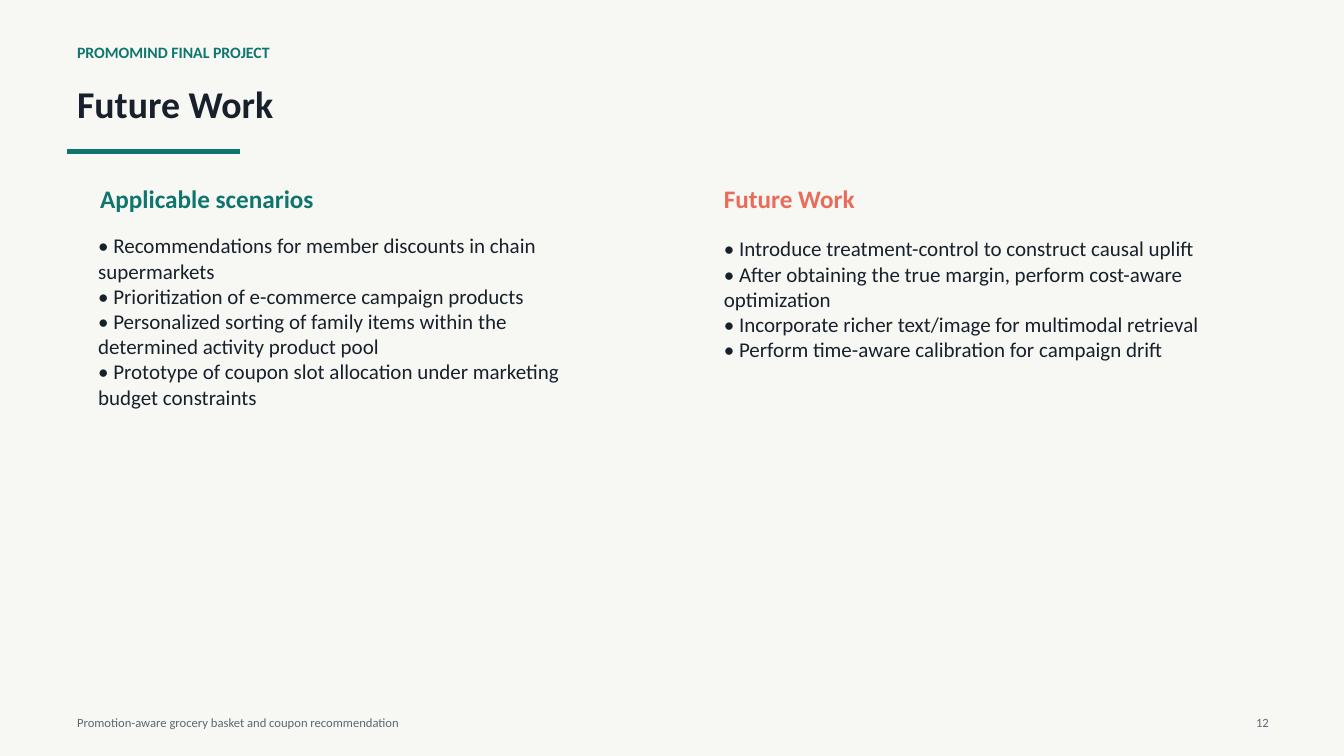
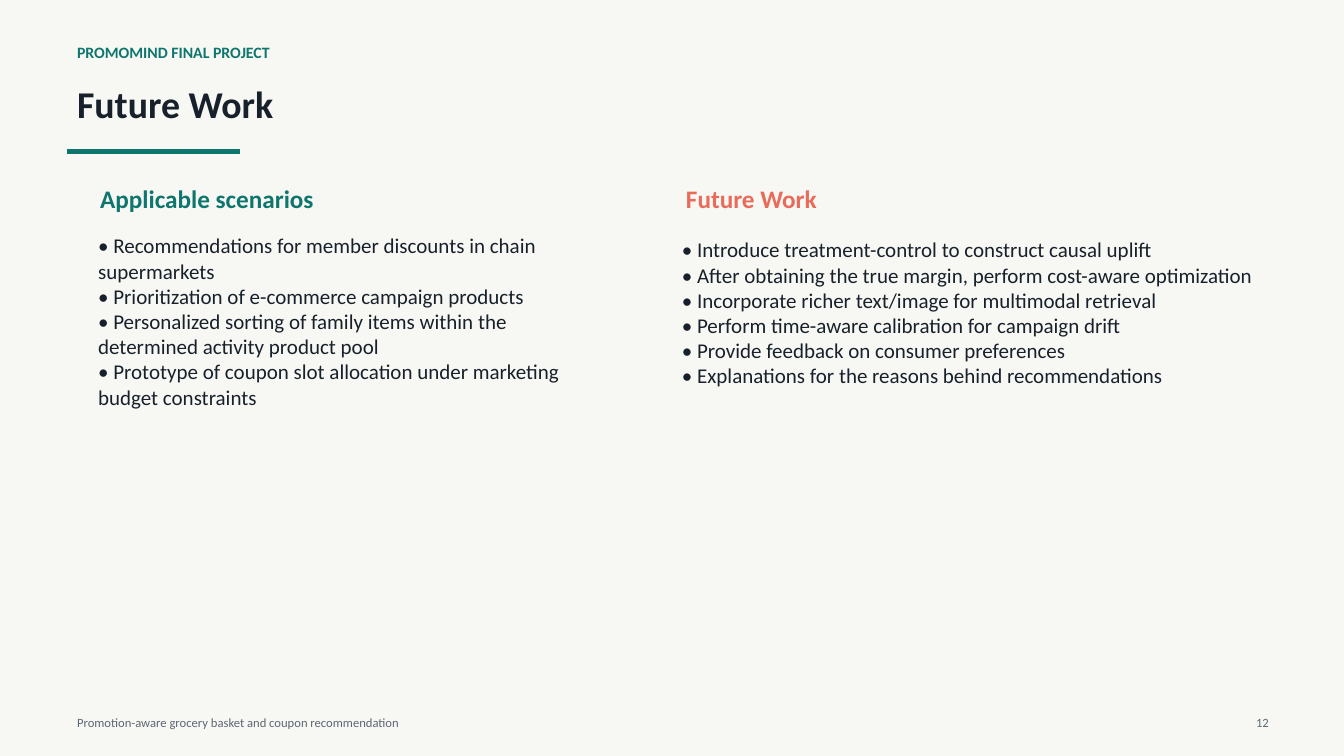
Before and after one commit to ZoRan-Wang/PromoMind-public-backup-20260624, a slide deck: slide 11 of deliverables/final_solution_2026_06_24/RS小组演讲ppt.pptx. Drawn at 1344x756 pixels with LibreOffice and Linux fonts; fonts in the diff are those of the drawing. Boxes give left, top, right and bottom in pixels: in the first picture for what was removed or moved away, otherwise in the second. Text is boxed around its words. In the diff, an @@ line names an element or a change of style, - is before the commit and + after.

```diff
--- a/deliverables/final_solution_2026_06_24/RS小组演讲ppt.pptx
+++ b/deliverables/final_solution_2026_06_24/RS小组演讲ppt.pptx
@@ text "Future Work": place and size @@
-text "Future Work" at <box>724,190,854,208</box>
+text "Future Work" at <box>686,190,816,208</box>
@@ text "• Introduce treatment-control to construct ...": place and size @@
-text "• Introduce treatment-control to construct ..." at <box>724,241,1198,361</box>
+text "• Introduce treatment-control to construct ..." at <box>697,242,1252,387</box>
@@ text at <box>697,343,1162,387</box>: paragraphs added @@
+• Provide feedback on consumer preferences
+• Explanations for the reasons behind recommendations
```
Also in this commit, not shown: 1 other slide changed.
